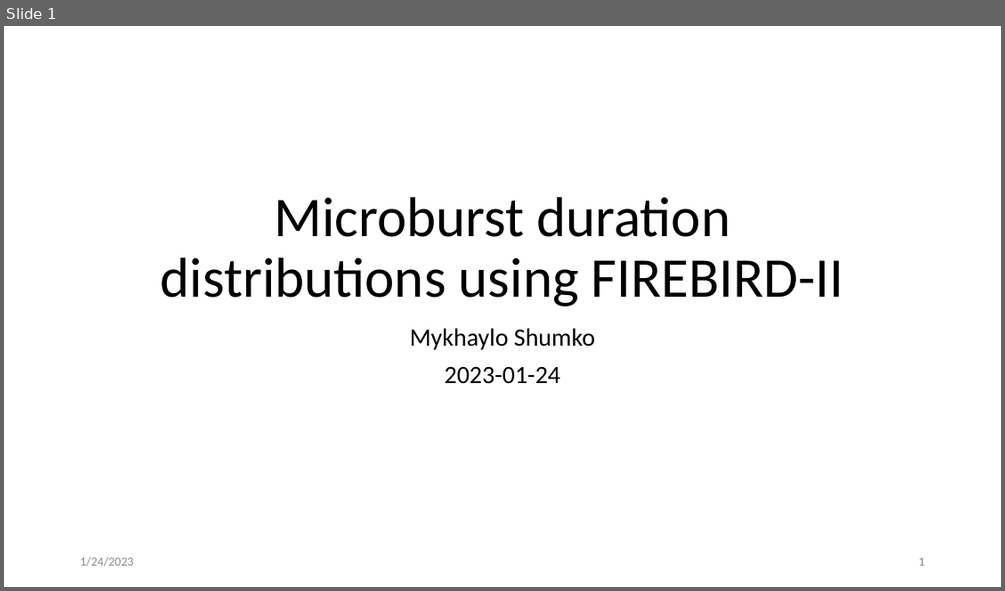
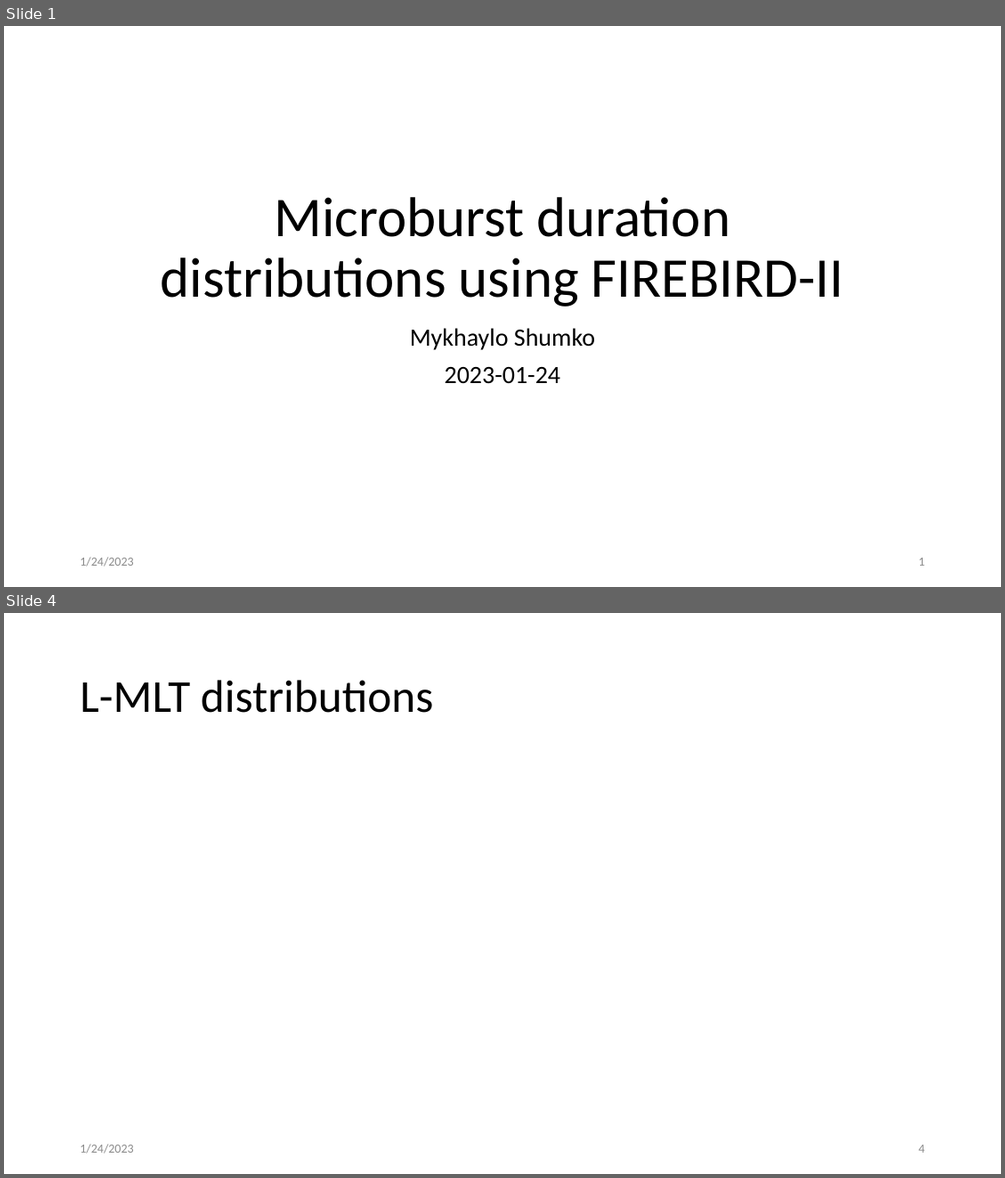
Before and after one commit to mshumko/fbrbsp, a slide deck: presentations/20230124_firebird_microburst_durations.pptx. Shown one above the other, each under a label of ours: slide 1 before the commit, slides 1 and 4 after it; the slides between them are not shown. The pictures are 1005x591 and 1005x1178 pixels, drawn with LibreOffice and Linux fonts; fonts in the diff are those of the drawing. Boxes give left, top, right and bottom in pixels: in the first picture for what was removed or moved away, otherwise in the second. Text is boxed around its words. In the diff, an @@ line names an element or a change of style, - is before the commit and + after.

```diff
--- a/presentations/20230124_firebird_microburst_durations.pptx
+++ b/presentations/20230124_firebird_microburst_durations.pptx
@@ slide 4 added at [4, 613, 1001, 1174], background #FFFFFF @@
@@ title added at [80, 680, 434, 713], 44 pt, text #000000 @@
+L-MLT distributions
@@ text added at [80, 1143, 133, 1153], 12 pt, text #8C8C8C @@
+1/24/2023
@@ page number added at [918, 1144, 924, 1152], 12 pt, text #8C8C8C @@
+4
```
Also in this commit, not shown: 1 slide changed, 2 other slides added, 1 other file.
